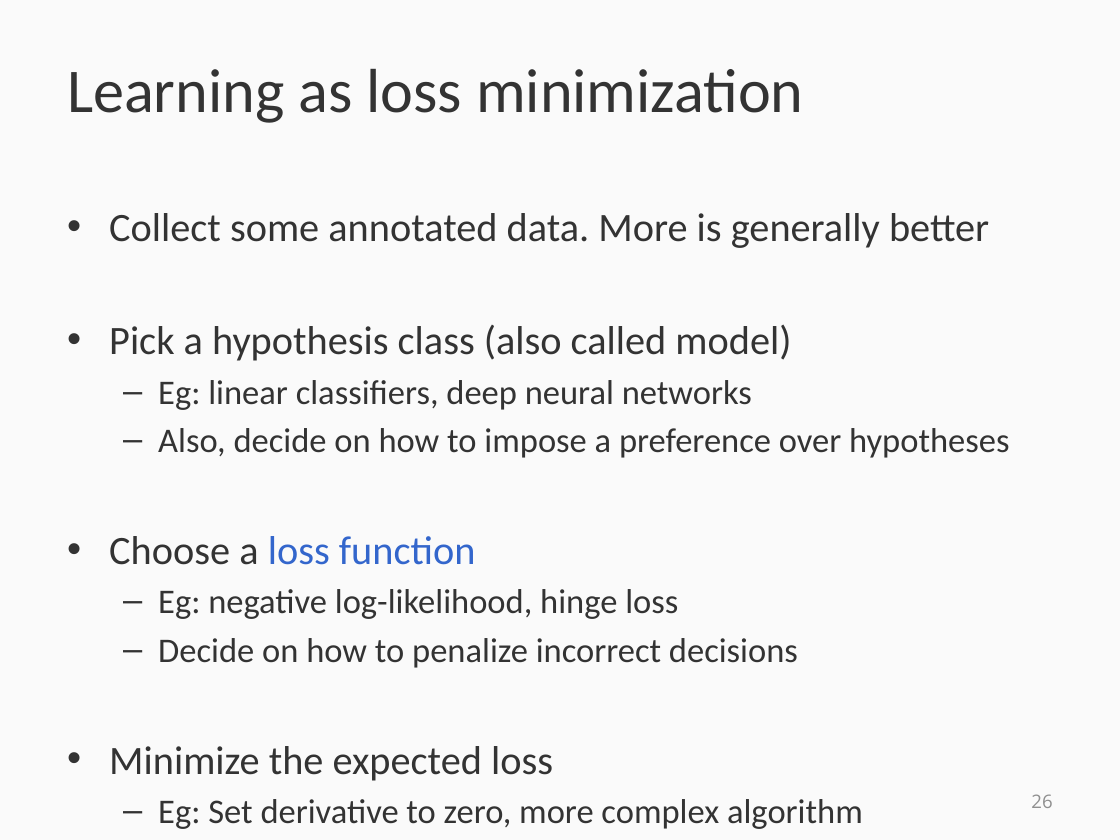
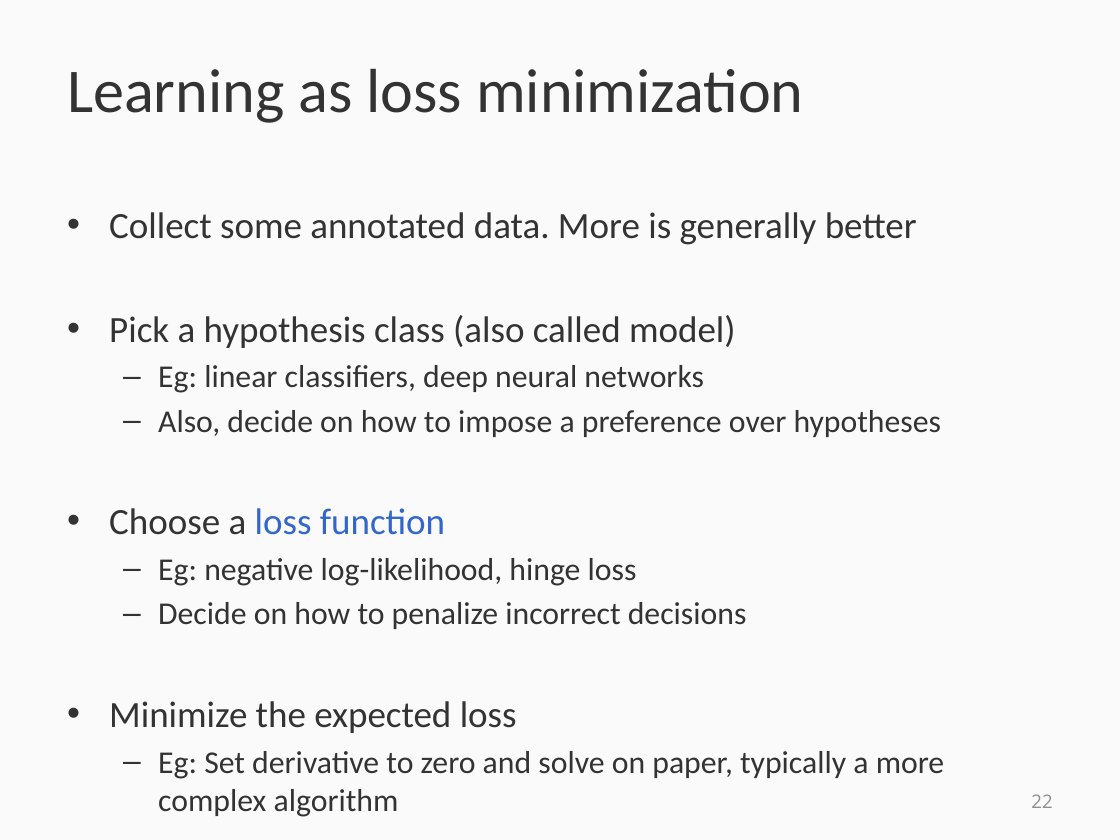
Before and after one commit to svivek/structured-prediction, a slide deck: slide 22 of slides/review/review.pptx (slide 26 before the commit). Drawn at 1120x840 pixels with LibreOffice and Linux fonts; fonts in the diff are those of the drawing. Boxes give left, top, right and bottom in pixels: in the first picture for what was removed or moved away, otherwise in the second. Text is boxed around its words. In the diff, an @@ line names an element or a change of style, - is before the commit and + after.

```diff
--- a/slides/review/review.pptx
+++ b/slides/review/review.pptx
@@ text at box(109, 212, 941, 733): size 25.9 to 23.8 pt in "Collect some annotated data. More is generally ...", "Pick a hypothesis class (also called model)", "Choose a loss function", "Minimize the expected loss"; size 22.2 to 20.4 pt in "Eg: linear classifiers, deep neural networks", "Also, decide on how to impose a ...", "Eg: negative log-likelihood, hinge loss", "Decide on how to penalize incorrect decisions" @@
@@ text at box(158, 751, 944, 817): text changed; size 22.2 to 20.4 pt @@
-  – Eg: Set derivative to zero, more complex algorithm
+  – Eg: Set derivative to zero and solve on paper, typically a more complex algorithm
@@ page number at box(1031, 794, 1052, 808): text changed @@
-26
+22
```
Also in this commit, not shown: 21 other slides changed, 14 slides added, 17 slides removed, 3 other files.
